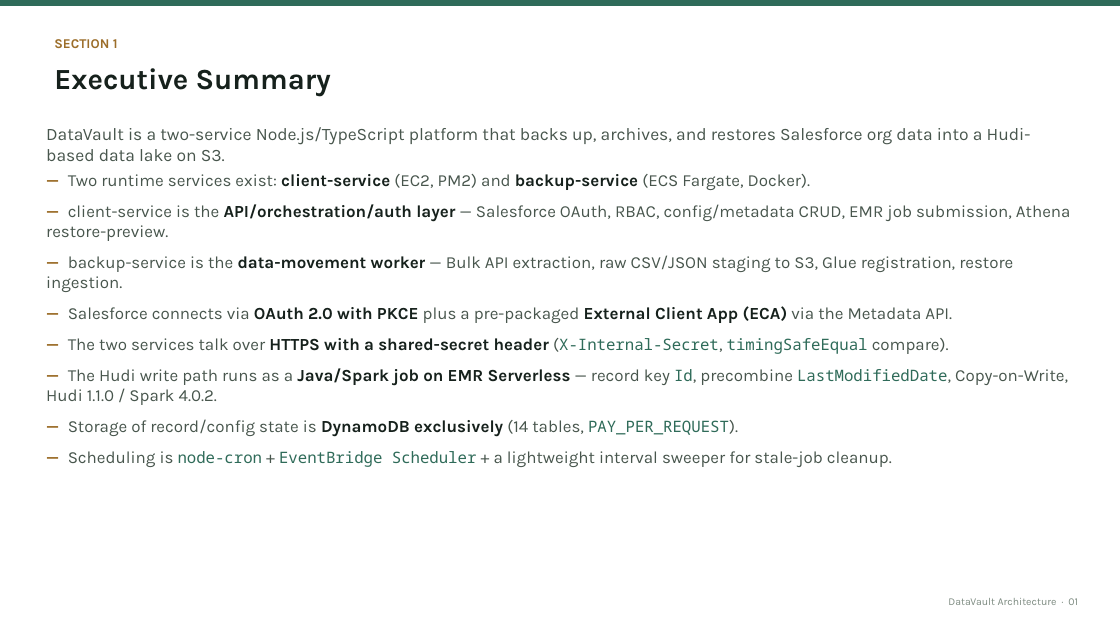
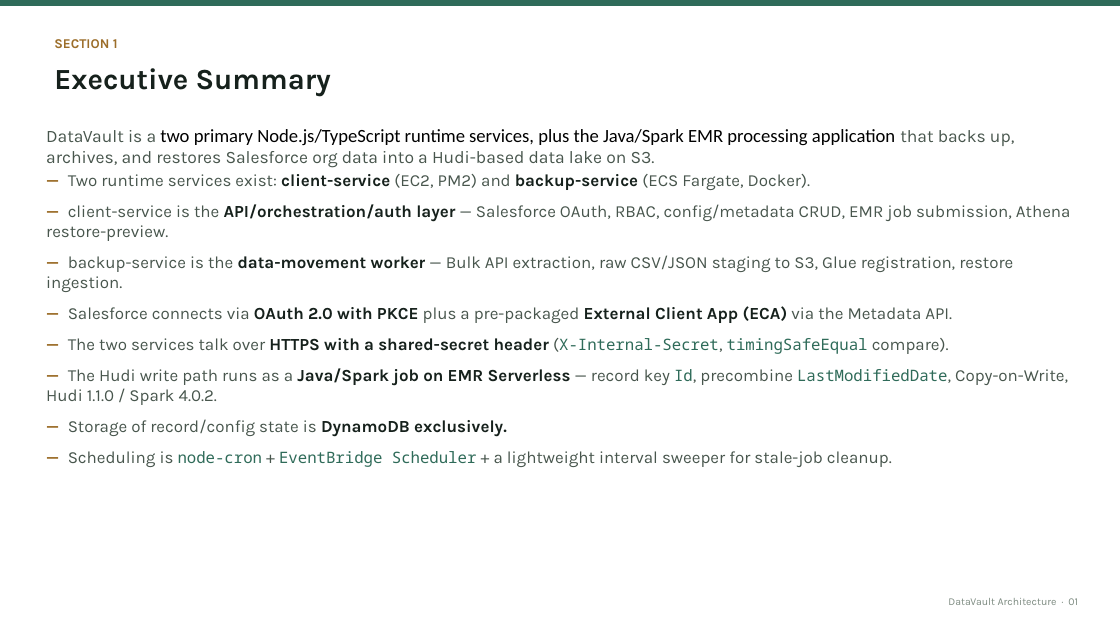
Before and after one commit to ApoorvSynexc/data-vault-service, a slide deck: slide 2 of docs/architecture-graph/DataVault-Architecture.pptx. Drawn at 1120x630 pixels with LibreOffice and Linux fonts; fonts in the diff are those of the drawing. Boxes give left, top, right and bottom in pixels: in the first picture for what was removed or moved away, otherwise in the second. Text is boxed around its words. In the diff, an @@ line names an element or a change of style, - is before the commit and + after.

```diff
--- a/docs/architecture-graph/DataVault-Architecture.pptx
+++ b/docs/architecture-graph/DataVault-Architecture.pptx
@@ text at (x1=46, y1=129, x2=1014, y2=168): text changed @@
-DataVault is a two-service Node.js/TypeScript platform that backs up, archives, and restores Salesforce org data into a Hudi-based data lake on S3.
+DataVault is a two primary Node.js/TypeScript runtime services, plus the Java/Spark EMR processing application that backs up, archives, and restores Salesforce org data into a Hudi-based data lake on S3.
@@ text at (x1=68, y1=419, x2=507, y2=437): text changed @@
-— Storage of record/config state is DynamoDB exclusively (14 tables, PAY_PER_REQUEST).
+— Storage of record/config state is DynamoDB exclusively.
```
Also in this commit, not shown: 1 other slide changed, 4 other files.
